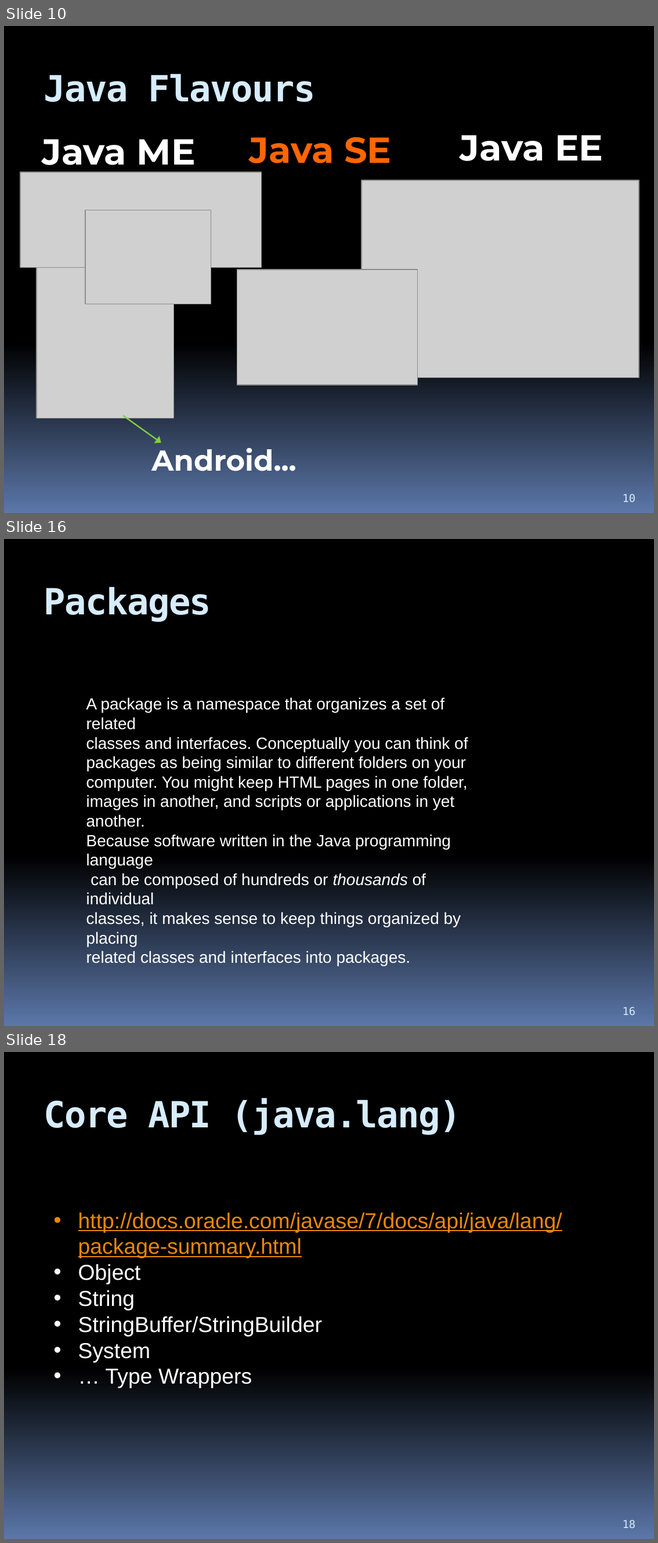
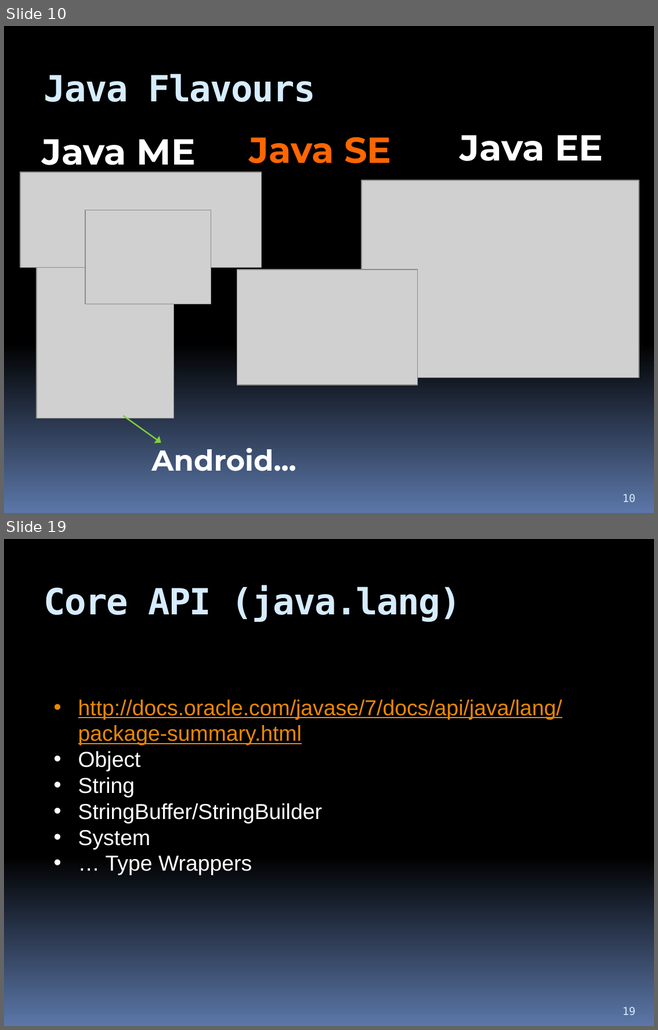
Before and after one commit to hchan/comp2613, a slide deck: coursePresentation.pptx. Shown one above the other, each under a label of ours: slides 10, 16 and 18 before the commit, slides 10 and 19 after it; the slides between them are not shown. The pictures are 658x1543 and 658x1030 pixels, drawn with LibreOffice and Linux fonts; fonts in the diff are those of the drawing; grey boxes stand for pictures. Boxes give left, top, right and bottom in pixels: in the first picture for what was removed or moved away, otherwise in the second. Text is boxed around its words. In the diff, an @@ line names an element or a change of style, - is before the commit and + after.

```diff
--- a/coursePresentation.pptx
+++ b/coursePresentation.pptx
@@ slide 16 removed at (x1=4, y1=539, x2=654, y2=1026), background gradient #000000 to #5B77A8 @@
@@ title removed at (x1=44, y1=587, x2=212, y2=622) @@
-Packages
@@ text removed at (x1=86, y1=697, x2=467, y2=966) @@
-A package is a namespace that organizes a set of related
-classes and interfaces. Conceptually you can think of
-packages as being similar to different folders on your
-computer. You might keep HTML pages in one folder,
-images in another, and scripts or applications in yet another.
-Because software written in the Java programming language
-can be composed of hundreds or thousands of individual
-classes, it makes sense to keep things organized by placing
-related classes and interfaces into packages.
@@ page number removed at (x1=622, y1=1007, x2=635, y2=1015) @@
-16
@@ what was slide 18 is now slide 19 @@
@@ page number at (x1=622, y1=1007, x2=635, y2=1015): text changed @@
-18
+19
```
Also in this commit, not shown: 11 slides changed, 16 slides added, 5 other slides removed, 2 other files.
